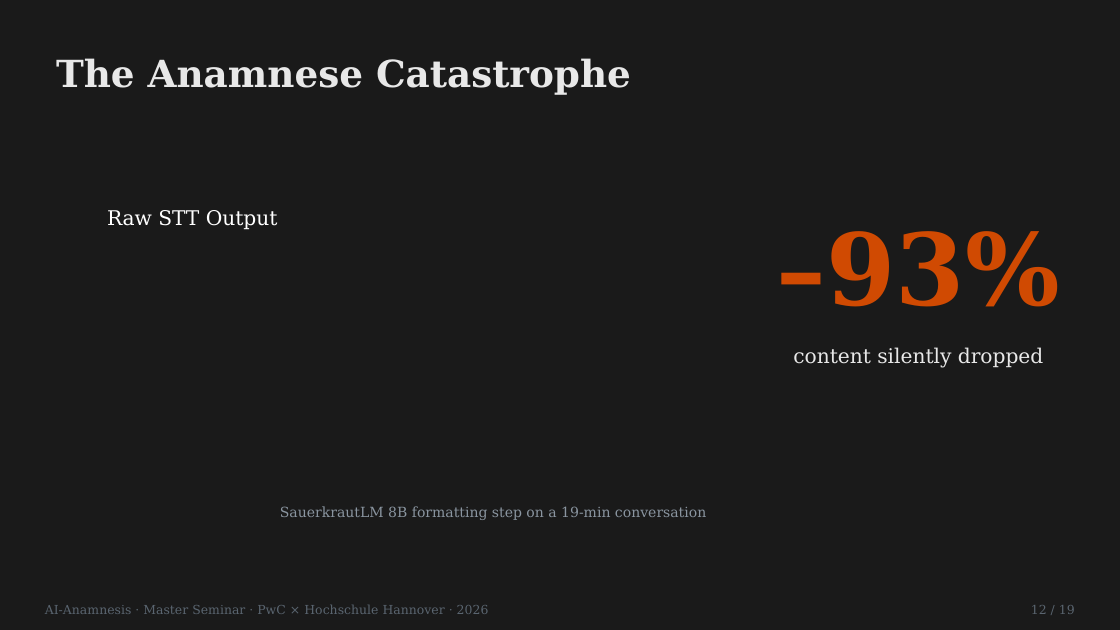
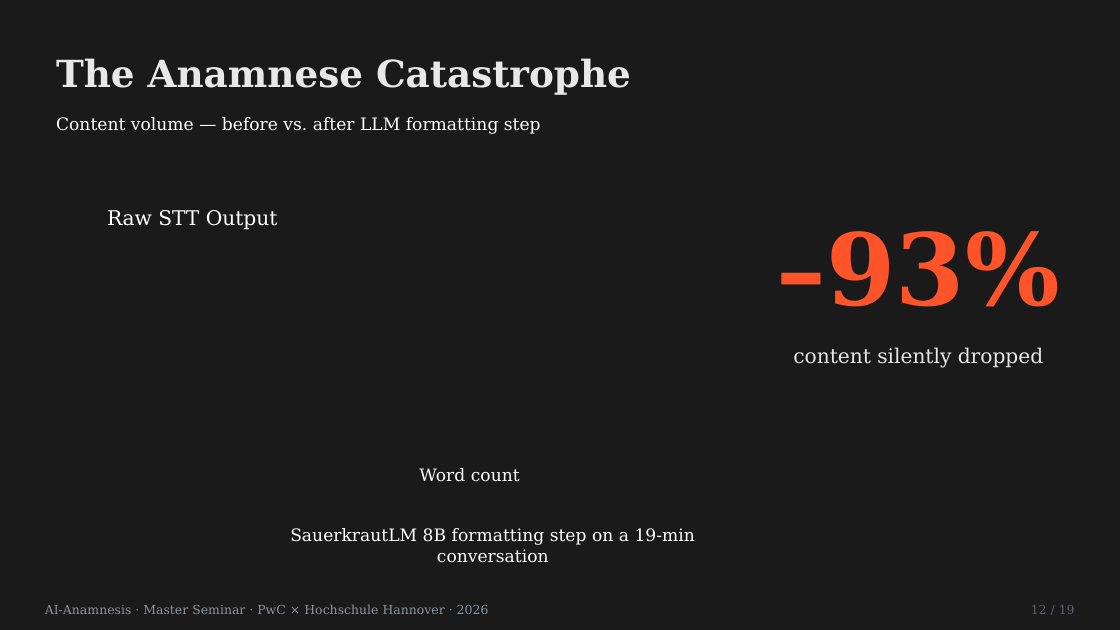
Before and after one commit to LeonardNid/Seminar_Anamnese, a slide deck: slide 14 of Präsi/AI_Anamnesis.pptx (slide 13 before the commit). Drawn at 1120x630 pixels with LibreOffice and Linux fonts; fonts in the diff are those of the drawing. Boxes give left, top, right and bottom in pixels: in the first picture for what was removed or moved away, otherwise in the second. Text is boxed around its words. In the diff, an @@ line names an element or a change of style, - is before the commit and + after.

```diff
--- a/Präsi/AI_Anamnesis.pptx
+++ b/Präsi/AI_Anamnesis.pptx
@@ text added at (56,117,541,134), 11 pt, text #FFFFFF @@
+Content volume — before vs. after LLM formatting step
@@ text "–93%" at (777,231,1060,307): text colour #D04A02 to #FF5429 @@
@@ text added at (419,468,520,482), 11 pt, text #FFFFFF @@
+Word count
@@ text "SauerkrautLM 8B formatting step on ...": place and size @@
-text "SauerkrautLM 8B formatting step on ..." at (280,506,706,520)
+text "SauerkrautLM 8B formatting step on ..." at (290,528,695,563)
@@ text "SauerkrautLM 8B formatting step on ..." at (290,528,695,563): size 9 to 11 pt, text colour #8A95A0 to #FFFFFF @@
@@ text "AI-Anamnesis · Master Seminar · ..." at (45,604,489,614): text colour #5A6570 to #8A95A0 @@
```
Also in this commit, not shown: 19 other slides changed, 1 slide added, 1 other file.
